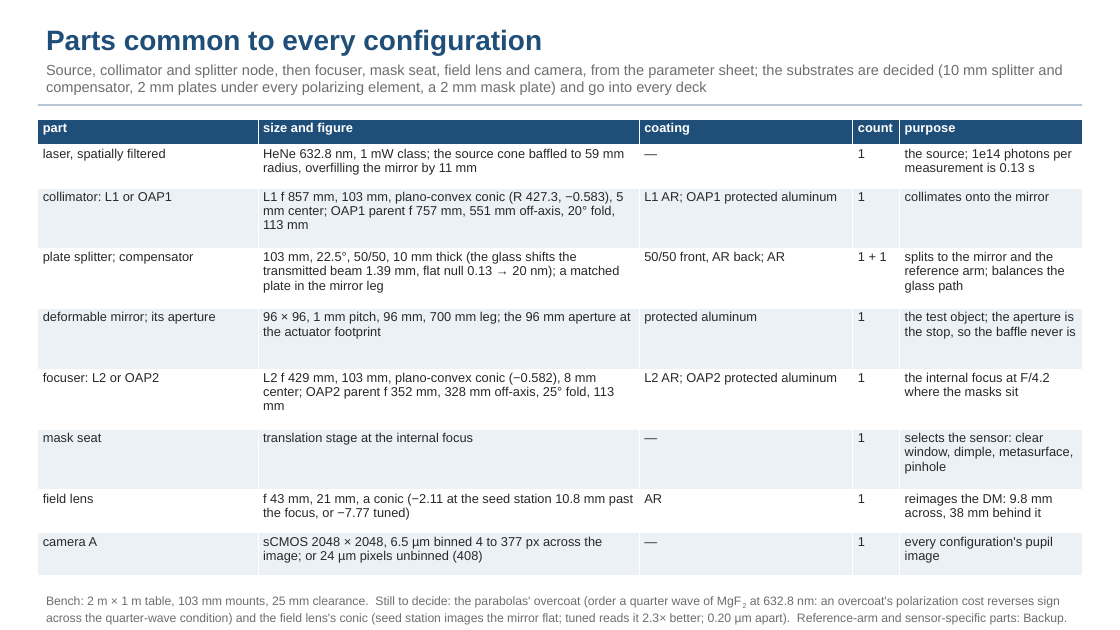
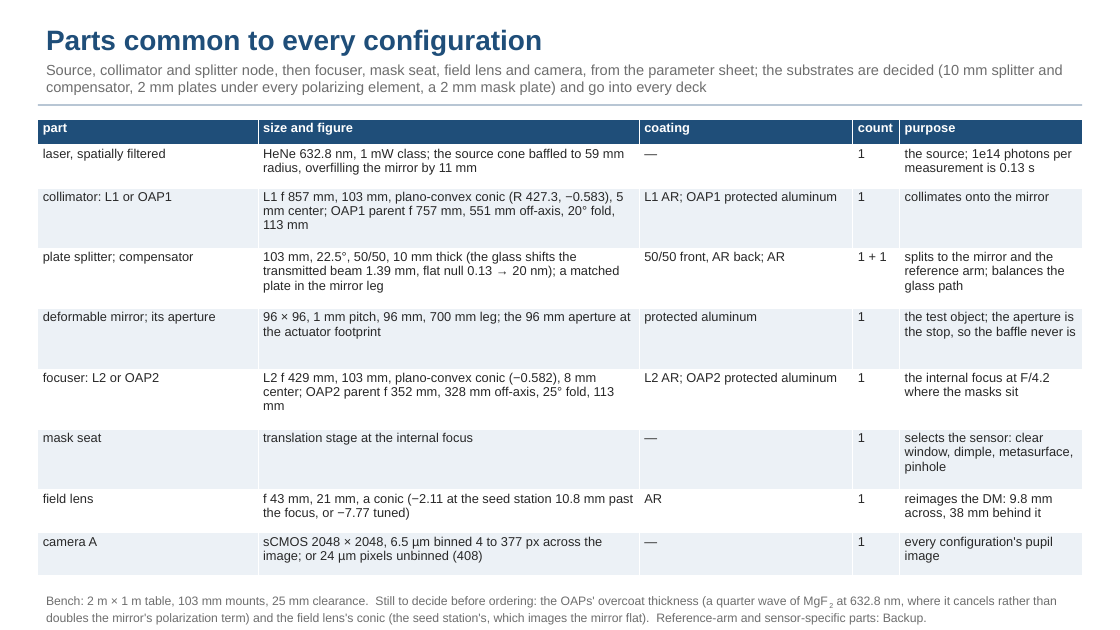
Before and after one commit to nasa-jpl/macos, a slide deck: slide 5 of demo_session/deck_gauges_short_baseline.pptx. Drawn at 1120x630 pixels with LibreOffice and Linux fonts; fonts in the diff are those of the drawing. Boxes give left, top, right and bottom in pixels: in the first picture for what was removed or moved away, otherwise in the second. Text is boxed around its words. In the diff, an @@ line names an element or a change of style, - is before the commit and + after.

```diff
--- a/demo_session/deck_gauges_short_baseline.pptx
+++ b/demo_session/deck_gauges_short_baseline.pptx
@@ text at <box>46,596,1057,625</box>: text changed @@
-Bench: 2 m × 1 m table, 103 mm mounts, 25 mm clearance. Still to decide: the parabolas' overcoat (order a quarter wave of MgF2 at 632.8 nm: an overcoat's polarization cost reverses sign across the quarter-wave condition) and the field lens's conic (seed station images the mirror flat; tuned reads it 2.3× better; 0.20 µm apart). Reference-arm and sensor-specific parts: Backup.
+Bench: 2 m × 1 m table, 103 mm mounts, 25 mm clearance. Still to decide before ordering: the OAPs' overcoat thickness (a quarter wave of MgF2 at 632.8 nm, where it cancels rather than doubles the mirror's polarization term) and the field lens's conic (the seed station's, which images the mirror flat). Reference-arm and sensor-specific parts: Backup.
```
Also in this commit, not shown: 6 other slides changed, 3 other files.
